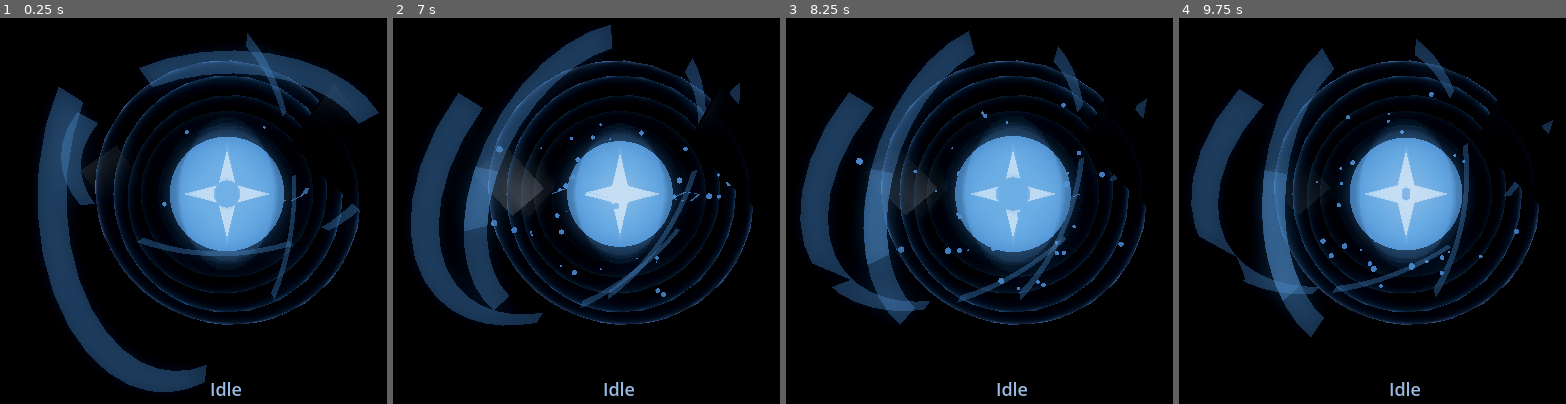
Above: before the commit, frames 1-4 (left to right).
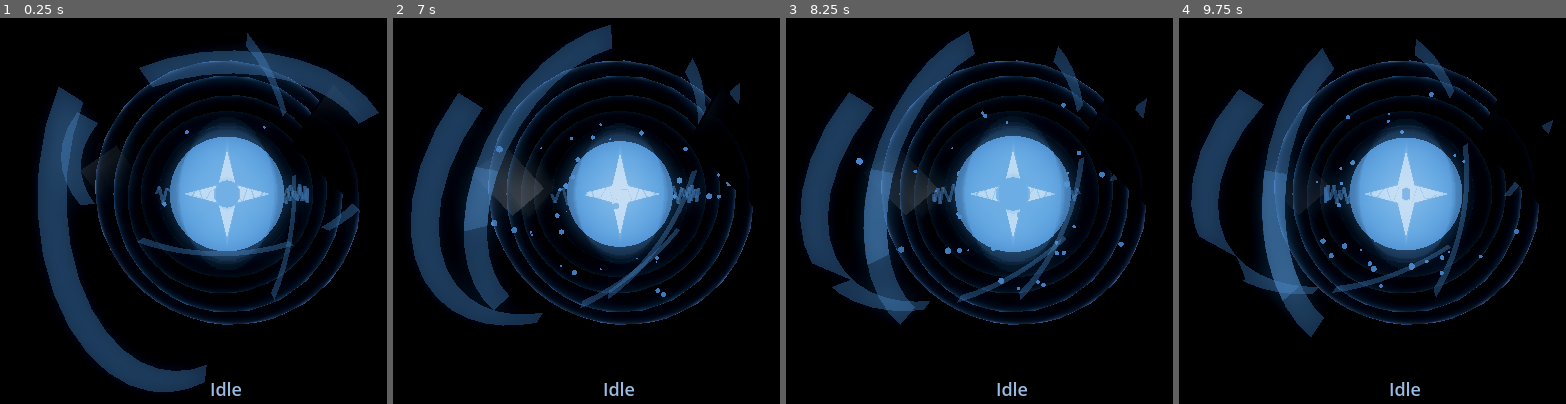
Above: after the commit, the same moments.

Repository: OppiRah/jairus-voice-assistant
Game: Godot game, scene res://orb_scene.tscn
Same seed, same stepped clock (60 frames per second), same inputs: the game is played once before the commit and once after it.
Inputs:
- Up to frame 1 (0.25 s): no input
- Up to frame 2 (7 s): no input
- Up to frame 3 (8.25 s): no input
- Up to frame 4 (9.75 s): no input

The runs differ from the first frame. In frame 1, 0.3% of the frame differs, in the area x 40-80%, y 43-49%; in frame 2, 0.3%; in frame 3, 0.2%; in frame 4, 0.3%.

Commit message:
Orb Pass B — continuous flowing energy ribbons, without particle trails, structural elements untouched.
Co-Authored-By: Claude Sonnet 5 <noreply@anthropic.com>
Claude-Session: https://claude.ai/code/session_015o4yy2WK1YhivpLA4Zt7JH

Diff:
--- /dev/null
+++ b/src/jairus/interfaces/renderer/godot_project/orb_arc_ribbon.gdshader
@@ -0,0 +1,39 @@
+shader_type spatial;
+render_mode blend_mix, cull_disabled, unshaded;
+
+// Pass B (energy ribbons, take 2): replaces the old binary sin()>threshold
+// on/off flicker with continuous brightness that travels ALONG the
+// ribbon's length over time, never fully snapping on or off -- see
+// _build_arc_mesh()'s UV.x tagging (0.0 at one end of the path, 1.0 at
+// the other) for how each vertex knows its own position along the arc.
+// Uses Godot's built-in TIME (no per-frame uniform push needed for the
+// animation itself -- deterministic, same wall-clock time always
+// produces the same frame, same "reproducible, not random" principle
+// the rest of this file already follows for the arcs' jagged path).
+// flow_speed/turbulence are the only values _process() still pushes
+// per-frame, from STATE_PROFILES, same pattern as every other shader
+// material in this project (CoreHousing, the 4 glass shells).
+uniform vec3 base_color : source_color = vec3(1.0);
+uniform float emission_energy : hint_range(0.0, 20.0) = 2.0;
+uniform float alpha = 0.6;
+uniform float flow_speed : hint_range(-4.0, 4.0) = 1.0;
+uniform float turbulence : hint_range(0.0, 1.0) = 0.3;
+uniform float ripple_cycles : hint_range(0.5, 6.0) = 2.0;
+uniform float time_offset = 0.0;
+
+void fragment() {
+	float phase = UV.x * ripple_cycles * TAU - TIME * flow_speed * TAU + time_offset;
+	float wave = (sin(phase) + 1.0) * 0.5; // 0..1, continuous -- no threshold, no hard cutoff
+
+	// turbulence controls how deep the ripple dips: 0.0 stays close to
+	// full brightness the whole time (a calm, barely-perceptible shimmer);
+	// 1.0 swings from near-invisible to full (an unstable, crackling
+	// read) -- but brightness_min never reaches exactly 0.0, so the
+	// ribbon is never fully off, which is the entire point of this pass.
+	float brightness_min = mix(0.85, 0.15, turbulence);
+	float brightness = mix(brightness_min, 1.0, wave);
+
+	ALBEDO = base_color;
+	EMISSION = base_color * emission_energy * brightness;
+	ALPHA = alpha * mix(0.55, 1.0, brightness);
+}
--- a/src/jairus/interfaces/renderer/godot_project/orb_controller.gd
+++ b/src/jairus/interfaces/renderer/godot_project/orb_controller.gd
@@ -14,11 +14,12 @@
 ## geometry pass adds new scene content on top, without reworking any of
 ## that: two semi-transparent TorusMesh rings orbiting the core at
 ## different tilts/speeds, and two thin emissive "energy arc" ribbons
-## built procedurally (SurfaceTool, no external assets/shaders) that
-## flicker on and off at a per-state frequency. Both are driven by new
-## STATE_PROFILES fields (ring_speed/ring_opacity/arc_intensity/
-## arc_frequency), same table, same discipline as the pulse/particle/glow
-## fields already there.
+## built procedurally (SurfaceTool, no external assets/shaders). Both are
+## driven by new STATE_PROFILES fields (ring_speed/ring_opacity/
+## arc_intensity/arc_frequency), same table, same discipline as the
+## pulse/particle/glow fields already there. (The arcs' original binary
+## on/off flicker was later replaced -- see the Pass B "ribbons take 2"
+## note below.)
 ##
 ## Activity text overlay: a screen-space Label (orb_scene.tscn's UI
 ## CanvasLayer) shows the bridge's real "activity" string verbatim -- no
@@ -48,6 +49,25 @@
 ## CORE_GLOW_EMISSION_ENERGY/CORE_EMBLEM_EMISSION_ENERGY constants (times
 ## each state's new core_intensity) are set so the core outbrights the
 ## arcs in every one of the 9 states, not just at baseline.
+##
+## Pass B (structure) -- segmented rings + dark plates, see the
+## RING_A_SEGMENTS/PLATE_CONFIGS comments further down. Left completely
+## alone by every pass after it, including this one.
+##
+## Pass B (energy ribbons, take 2) -- the arcs' original binary
+## sin()>threshold on/off flicker read as choppy, not "fluid/organic"
+## (design doc section 6's explicit contrast against the rigid, precise
+## rings/segments/plates). Replaced with: (1) ARC_POINT_COUNT raised from
+## 7 to 31 so the same deterministic path reads as a smooth curve, and
+## (2) orb_arc_ribbon.gdshader, a small new shader (same established
+## pattern as CoreHousing/the glass shells, not a new technique) that
+## reads each vertex's UV.x -- tagging its position along the ribbon,
+## added in _build_arc_mesh() -- to drive a brightness wave that
+## genuinely travels along the ribbon's length over time and never
+## reaches true zero, replacing the hard on/off cut entirely. Particle
+## trails (mentioned as optional in both the design doc and the gap
+## analysis) were investigated and deliberately not built this pass --
+## see this pass's own report for why.
 
 const WS_URL := "ws://localhost:8767"
 
@@ -201,18 +221,35 @@
 
 # Energy arcs: built once as static ribbon meshes at _ready() (regenerating
 # geometry every frame is real, avoidable CSG/mesh-rebuild cost this pass
-# doesn't need) -- their "crackling" comes from rotating slowly plus
-# flickering visibility on/off at a per-state frequency, not from
-# reshaping. See _build_arc_mesh()'s own comment for why a hand-built
-# SurfaceTool ribbon was chosen over a custom shader or CSG.
-const ARC_POINT_COUNT := 7        # vertices along one arc's path
+# doesn't need) -- their "crackling" comes from rotating slowly plus a
+# continuous brightness wave traveling along their length (Pass B: energy
+# ribbons take 2 -- see ARC_SHADER and orb_arc_ribbon.gdshader below),
+# not from reshaping. See _build_arc_mesh()'s own comment for why a
+# hand-built SurfaceTool ribbon was chosen over CSG.
+const ARC_POINT_COUNT := 31        # Pass B: raised from 7 -- same underlying sin()-based path formula in _build_arc_mesh(), just sampled far more densely, so the identical deterministic curve reads as a smooth flowing line instead of a jagged low-poly one.
 const ARC_RADIUS := 0.75          # distance from the core center the arc path sits at
 const ARC_SPAN_RADIANS := PI * 0.6  # how much of a circle one arc sweeps
 const ARC_JAGGEDNESS := 0.08      # max perpendicular offset applied to interior points, for a "lightning" feel
 const ARC_THICKNESS := 0.015      # ribbon half-width
-const ARC_ROTATION_SPEED := 0.35  # rad/s, both arcs rotate at this fixed rate regardless of state (only visibility/brightness vary per state)
-const ARC_FLICKER_THRESHOLD := 0.3  # sin(...) must exceed this to be visible -- higher = rarer/shorter flashes at a given frequency
+const ARC_ROTATION_SPEED := 0.35  # rad/s, both arcs rotate at this fixed rate regardless of state (only brightness varies per state now)
 const ARC_EMISSION_ENERGY := 2.2  # Pass A: lowered from 4.0 -- at the old value the arcs out-bloomed the core in every state (a measured bug, see CORE_GLOW_EMISSION_ENERGY above); this baseline, times arc_intensity (max 1.8 at error), now stays under the core's floor in every state
+
+# Pass B (energy ribbons take 2) -- orb_arc_ribbon.gdshader replaces the
+# old binary sin()>threshold on/off flicker with a continuous brightness
+# wave that genuinely travels along the ribbon's length (using each
+# vertex's UV.x, set in _build_arc_mesh() above) rather than the whole
+# ribbon snapping uniformly on or off. This is a new small shader, but
+# not a new TECHNIQUE for this project -- CoreHousing and the 4 glass
+# shells already use hand-written .gdshader materials for exactly this
+# kind of continuous, state-driven visual behavior; this is the same
+# established pattern applied to the arcs. ARC_RIPPLE_CYCLES is
+# structural (how many visible brightness waves fit along one ribbon at
+# once) and stays fixed; flow speed and turbulence (how deep the ripple
+# dips) come from STATE_PROFILES below, pushed as shader parameters every
+# frame in _update_arcs(), same as every other shader material here.
+const ARC_SHADER := preload("res://orb_arc_ribbon.gdshader")
+const ARC_RIPPLE_CYCLES := 2.0
+const ARC_ALPHA := 0.6
 
 # Activity text overlay: shows the real "activity" string the bridge sends
 # (assistant_state.py's _current_activity, defaulting to "Idle" -- matched
@@ -361,6 +398,7 @@
 		"core_intensity": 1.0,
 		"segment_spread": 0.35,
 		"plate_activity": 0.3,
+		"arc_turbulence": 0.25,
 	},
 	"listening": {
 		"color": Color(60.0 / 255.0, 200.0 / 255.0, 140.0 / 255.0),
@@ -373,6 +411,7 @@
 		"core_intensity": 1.05,
 		"segment_spread": 0.45,
 		"plate_activity": 0.4,
+		"arc_turbulence": 0.3,
 	},
 	"thinking": {
 		"color": Color(170.0 / 255.0, 90.0 / 255.0, 220.0 / 255.0),
@@ -385,6 +424,7 @@
 		"core_intensity": 1.15,
 		"segment_spread": 1.0,
 		"plate_activity": 0.8,
+		"arc_turbulence": 0.6,
 	},
 	"speaking": {
 		"color": Color(250.0 / 255.0, 170.0 / 255.0, 60.0 / 255.0),
@@ -397,6 +437,7 @@
 		"core_intensity": 1.05,
 		"segment_spread": 0.5,
 		"plate_activity": 0.4,
+		"arc_turbulence": 0.35,
 	},
 	"executing": {
 		"color": Color(60.0 / 255.0, 190.0 / 255.0, 210.0 / 255.0),
@@ -409,6 +450,7 @@
 		"core_intensity": 1.2,
 		"segment_spread": 0.7,
 		"plate_activity": 0.6,
+		"arc_turbulence": 0.45,
 	},
 	"completed": {
 		"color": Color(210.0 / 255.0, 250.0 / 255.0, 225.0 / 255.0),
@@ -421,6 +463,7 @@
 		"core_intensity": 1.1,
 		"segment_spread": 0.5,
 		"plate_activity": 0.35,
+		"arc_turbulence": 0.3,
 	},
 	"error": {
 		"color": Color(224.0 / 255.0, 82.0 / 255.0, 79.0 / 255.0),
@@ -433,6 +476,7 @@
 		"core_intensity": 1.3,
 		"segment_spread": 1.2,
 		"plate_activity": 1.0,
+		"arc_turbulence": 0.85,
 	},
 	"offline": {
 		"color": Color(74.0 / 255.0, 77.0 / 255.0, 94.0 / 255.0),
@@ -445,6 +489,7 @@
 		"core_intensity": 0.2,
 		"segment_spread": 0.05,
 		"plate_activity": 0.02,
+		"arc_turbulence": 0.1,
 	},
 	"waiting_confirmation": {
 		"color": Color(235.0 / 255.0, 195.0 / 255.0, 80.0 / 255.0),
@@ -457,6 +502,7 @@
 		"core_intensity": 1.05,
 		"segment_spread": 0.5,
 		"plate_activity": 0.35,
+		"arc_turbulence": 0.35,
 	},
 }
 
@@ -485,8 +531,8 @@
 var _pop_remaining := 0.0  # seconds left in COMPLETED's brightness-pop-then-settle transient
 var _ring_material_a: StandardMaterial3D
 var _ring_material_b: StandardMaterial3D
-var _arc_material_a: StandardMaterial3D
-var _arc_material_b: StandardMaterial3D
+var _arc_material_a: ShaderMaterial
+var _arc_material_b: ShaderMaterial
 var _particle_material: StandardMaterial3D
 var _current_activity := "Idle"  # matches ActivityLabel's own .tscn default text
 var _activity_tween: Tween
@@ -550,13 +596,20 @@
 	ring_b.rotate_x(deg_to_rad(RING_TILT_DEG))
 	ring_b.rotate_z(deg_to_rad(RING_B_ROLL_DEG))
 
-	_arc_material_a = _make_translucent_material()
+	_arc_material_a = ShaderMaterial.new()
+	_arc_material_a.shader = ARC_SHADER
 	_arc_material_a.render_priority = RENDER_PRIORITY_ARCS
+	_arc_material_a.set_shader_parameter("ripple_cycles", ARC_RIPPLE_CYCLES)
+	_arc_material_a.set_shader_parameter("alpha", ARC_ALPHA)
 	arc_a.mesh = _build_arc_mesh(0.0)
 	arc_a.set_surface_override_material(0, _arc_material_a)
 
-	_arc_material_b = _make_translucent_material()
+	_arc_material_b = ShaderMaterial.new()
+	_arc_material_b.shader = ARC_SHADER
 	_arc_material_b.render_priority = RENDER_PRIORITY_ARCS
+	_arc_material_b.set_shader_parameter("ripple_cycles", ARC_RIPPLE_CYCLES)
+	_arc_material_b.set_shader_parameter("alpha", ARC_ALPHA)
+	_arc_material_b.set_shader_parameter("time_offset", 3.3)  # phase offset so ArcA/ArcB never ripple in perfect unison, same spirit as the old flicker's phase-offset trick
 	arc_b.mesh = _build_arc_mesh(3.3)  # different seed_offset -> a differently-jagged path than ArcA
 	arc_b.set_surface_override_material(0, _arc_material_b)
 	arc_b.rotate_y(deg_to_rad(120.0))  # offset so the two arcs don't start overlapping
@@ -661,7 +714,16 @@
 			perp = direction.cross(Vector3.RIGHT)
 		perp = perp.normalized() * ARC_THICKNESS
 
+		# Pass B: UV.x tags each vertex with its position along the path
+		# (0.0 at one end, 1.0 at the other), read by
+		# orb_arc_ribbon.gdshader to drive a brightness wave that
+		# genuinely travels along the ribbon's length -- both vertices at
+		# this point share the same t, since they're a thickness pair, not
+		# a step along the path.
+		var t := float(i) / float(points.size() - 1)
+		st.set_uv(Vector2(t, 0.0))
 		st.add_vertex(points[i] - perp)
+		st.set_uv(Vector2(t, 1.0))
 		st.add_vertex(points[i] + perp)
 
 	# No generate_normals() call: SurfaceTool only supports it for
@@ -847,34 +909,26 @@
 		segments[i].rotate_z(extra * delta)
 
 
+## Pass B (energy ribbons take 2): arc_frequency is repurposed from "how
+## often does the whole ribbon flash on" to "how fast does the brightness
+## wave travel along the ribbon" -- both arcs stay visible at all times
+## now (no more .visible toggling); orb_arc_ribbon.gdshader's own
+## continuous wave, never reaching true zero brightness, is what replaces
+## the old binary on/off read. arc_turbulence is new this pass (how deep
+## the wave dips -- see the shader's own comment).
 func _update_arcs(delta: float, profile: Dictionary) -> void:
-	var frequency: float = profile["arc_frequency"]
+	var flow_speed: float = profile["arc_frequency"]
+	var turbulence: float = profile.get("arc_turbulence", 0.3)
 	var intensity: float = profile["arc_intensity"]
 
 	arc_a.rotate_y(ARC_ROTATION_SPEED * delta)
 	arc_b.rotate_y(-ARC_ROTATION_SPEED * 0.8 * delta)
 
-	# Deterministic on/off flicker: two different phase offsets so ArcA and
-	# ArcB don't flash in perfect unison even at the same frequency.
-	# frequency == 0.0 (OFFLINE) means the sine term is constant, always
-	# below the threshold -- arcs correctly never light up, not "broken".
-	var flicker_a := sin(_elapsed * TAU * frequency)
-	var flicker_b := sin(_elapsed * TAU * frequency + 2.1)
-
-	var visible_a := flicker_a > ARC_FLICKER_THRESHOLD
-	var visible_b := flicker_b > ARC_FLICKER_THRESHOLD
-
-	arc_a.visible = visible_a
-	arc_b.visible = visible_b
-
-	if visible_a:
-		_arc_material_a.albedo_color = _current_color
-		_arc_material_a.emission = _current_color
-		_arc_material_a.emission_energy_multiplier = ARC_EMISSION_ENERGY * intensity
-	if visible_b:
-		_arc_material_b.albedo_color = _current_color
-		_arc_material_b.emission = _current_color
-		_arc_material_b.emission_energy_multiplier = ARC_EMISSION_ENERGY * intensity
+	for mat in [_arc_material_a, _arc_material_b]:
+		mat.set_shader_parameter("base_color", _current_color)
+		mat.set_shader_parameter("emission_energy", ARC_EMISSION_ENERGY * intensity)
+		mat.set_shader_parameter("flow_speed", flow_speed)
+		mat.set_shader_parameter("turbulence", turbulence)
 
 
 ## STAGE 2 of the full Fresnel glass pass: same-scene lensing now enabled
